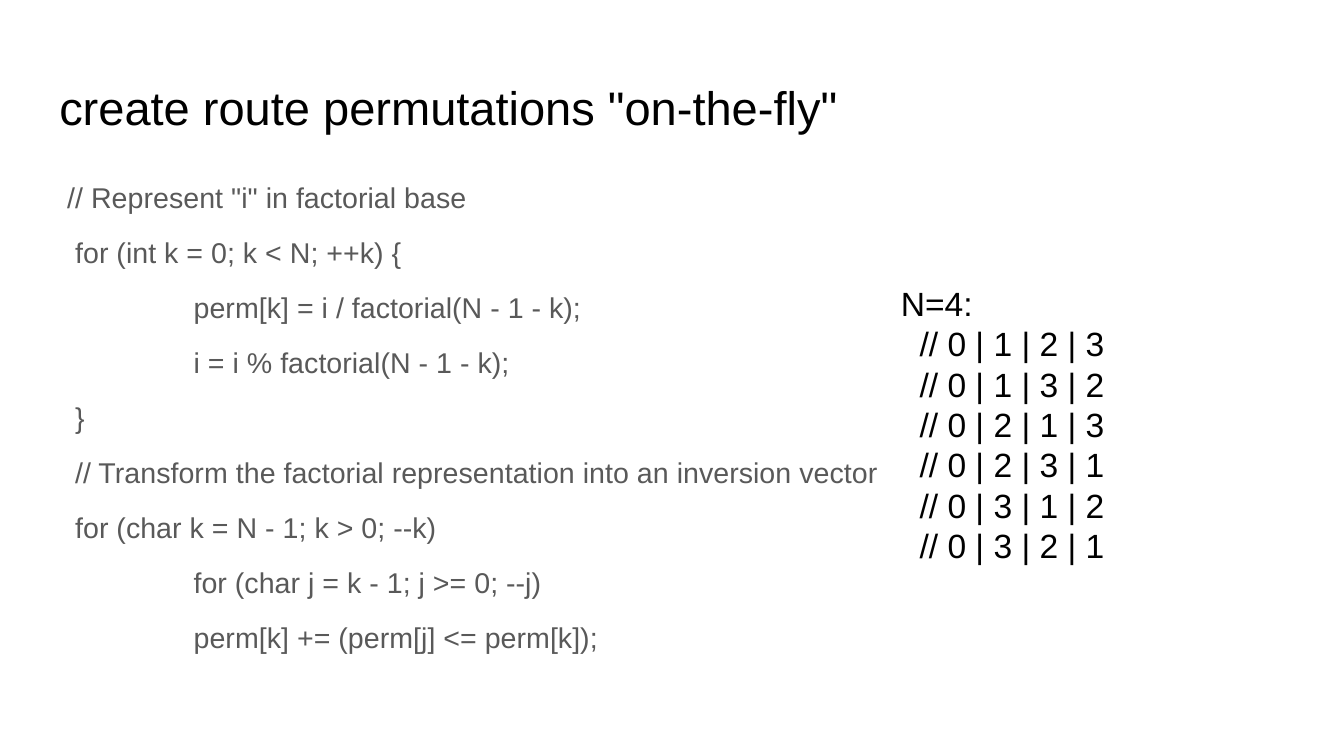
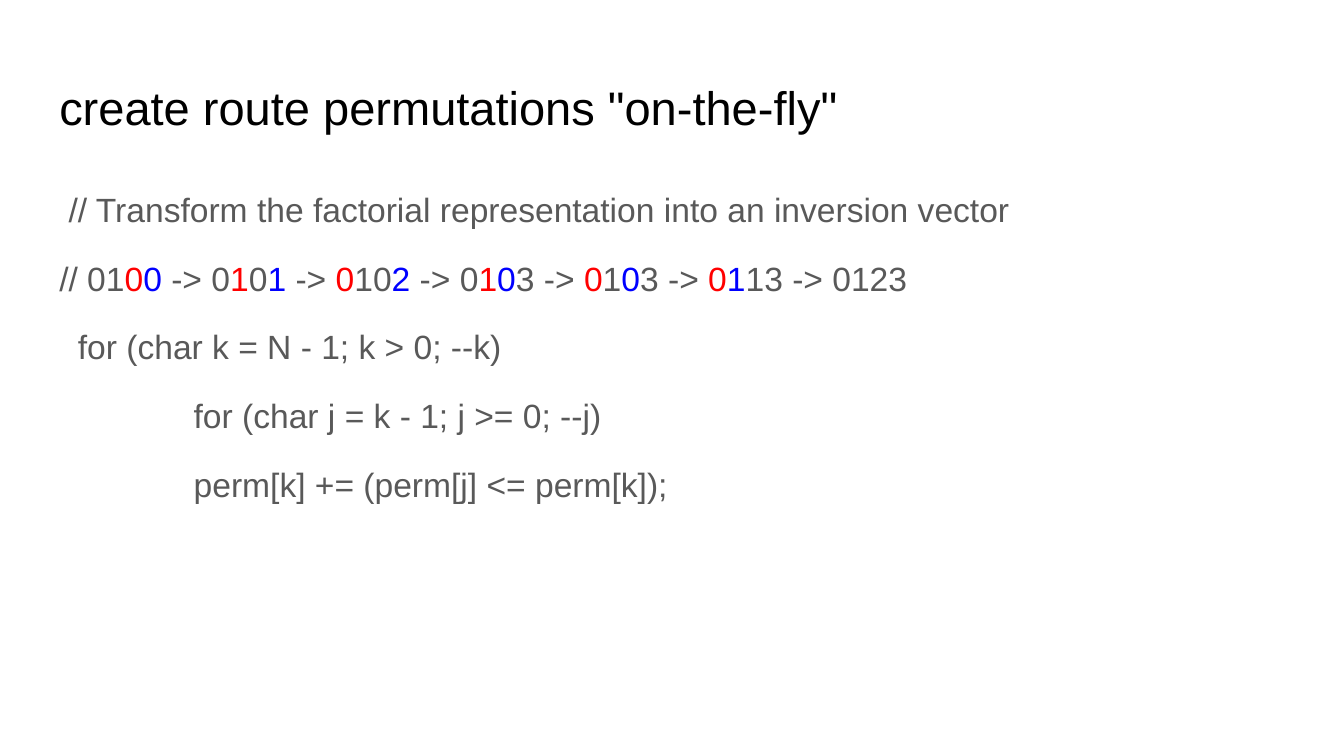
Before and after one commit to teutoniclongboat/traveling-salesperson, a slide deck: slide 11 of 1102127S_presentation.pptx (slide 10 before the commit). Drawn at 1344x756 pixels with LibreOffice and Linux fonts; fonts in the diff are those of the drawing. Boxes give left, top, right and bottom in pixels: in the first picture for what was removed or moved away, otherwise in the second. Text is boxed around its words. In the diff, an @@ line names an element or a change of style, - is before the commit and + after.

```diff
--- a/1102127S_presentation.pptx
+++ b/1102127S_presentation.pptx
@@ text at (75, 187, 510, 379): paragraphs removed @@
-// Represent "i" in factorial base
-for (int k = 0; k < N; ++k) {
-perm[k] = i / factorial(N - 1 - k);
-i = i % factorial(N - 1 - k);
-}
@@ text at (78, 197, 1009, 503): size 15.3 to 18 pt in "// Transform the factorial representation into an ...", "for (char k = N - 1; ...", "for (char j = k - 1; ...", "perm[k] += (perm[j] <= perm[k]);"; line spacing 0.95 to 1.15; less space between paragraphs @@
@@ text at (87, 267, 907, 292): paragraph added @@
+// 0100 -> 0101 -> 0102 -> 0103 -> 0103 -> 0113 -> 0123
@@ text removed at (901, 293, 1105, 559) @@
-N=4:
-// 0 | 1 | 2 | 3
-// 0 | 1 | 3 | 2
-// 0 | 2 | 1 | 3
-// 0 | 2 | 3 | 1
-// 0 | 3 | 1 | 2
-// 0 | 3 | 2 | 1
```
Also in this commit, not shown: 1 other slide changed, 3 slides added.
